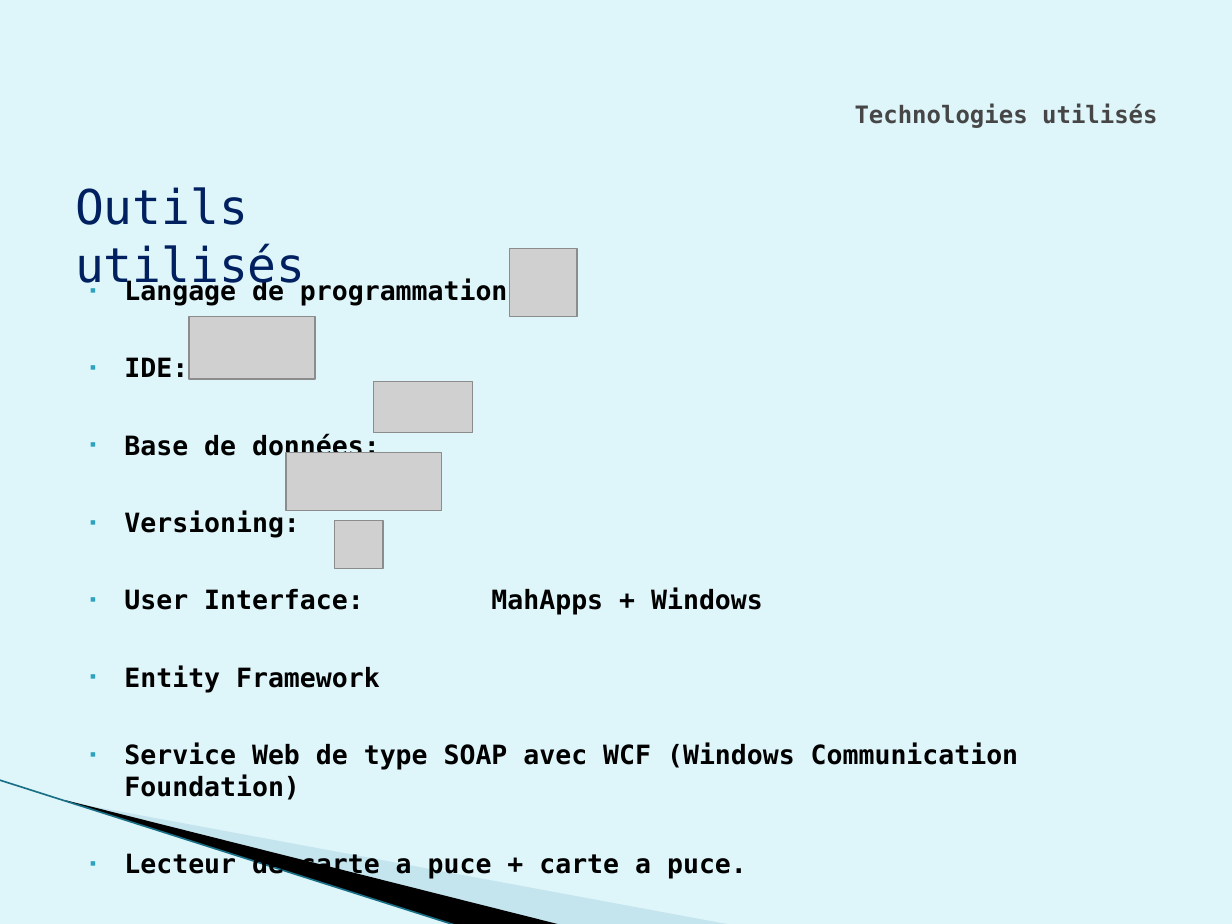
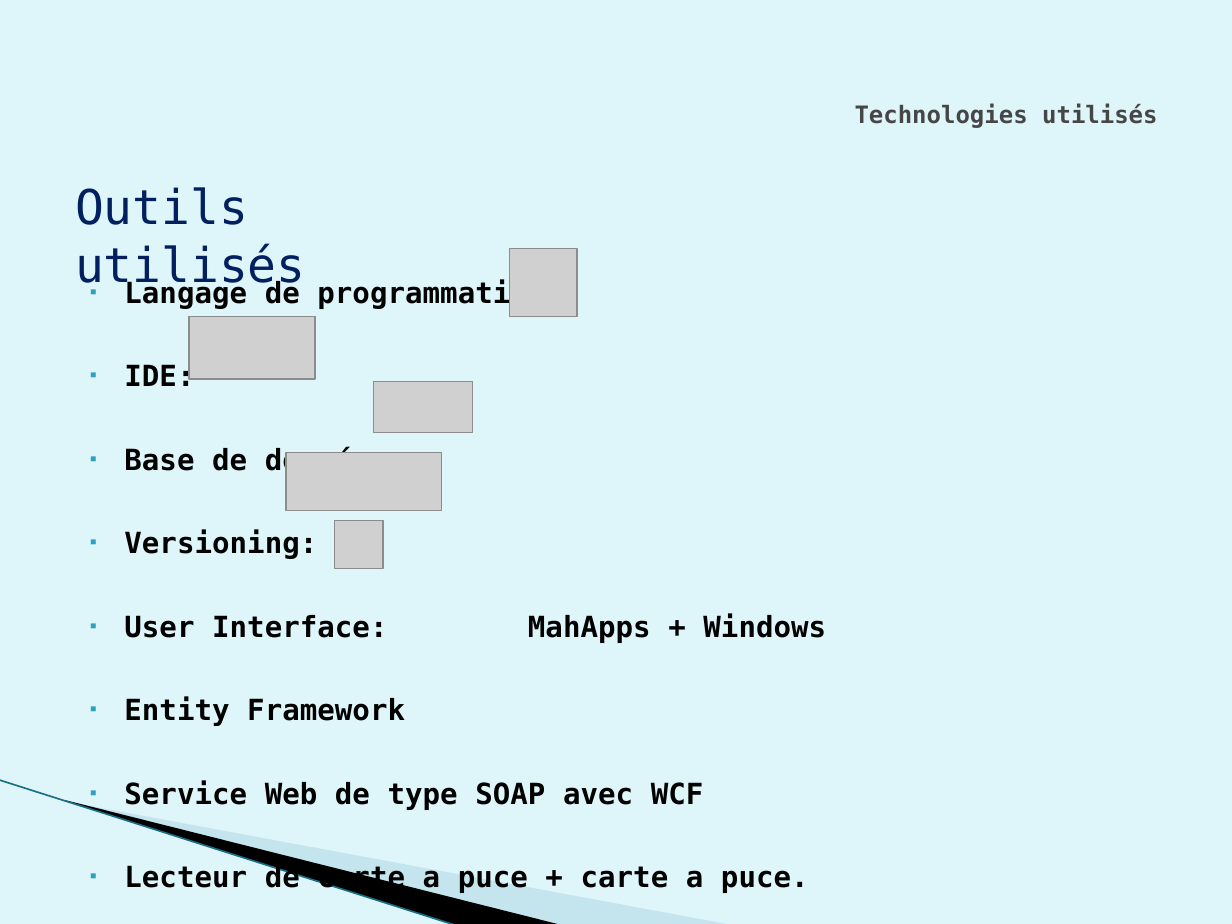
Before and after one commit to weetrax/AbsMedicalWPF, a slide deck: slide 7 of doc/Diapo.pptx. Drawn at 1232x924 pixels with LibreOffice and Linux fonts; fonts in the diff are those of the drawing; grey boxes stand for pictures; background and template pictures are left out. Boxes give left, top, right and bottom in pixels: in the first picture for what was removed or moved away, otherwise in the second. Text is boxed around its words. In the diff, an @@ line names an element or a change of style, - is before the commit and + after.

```diff
--- a/doc/Diapo.pptx
+++ b/doc/Diapo.pptx
@@ text at (124, 279, 809, 894): size 15.5 to 17 pt in "Langage de programmation:", "IDE:", "Base de données:", "Versioning:" and 3 more places @@
@@ text at (124, 780, 704, 810): text changed; size 15.5 to 17 pt @@
-▪ Service Web de type SOAP avec WCF (Windows Communication Foundation)
+▪ Service Web de type SOAP avec WCF
```
Also in this commit, not shown: 3 other slides changed, 12 slides added, 1 other file.
